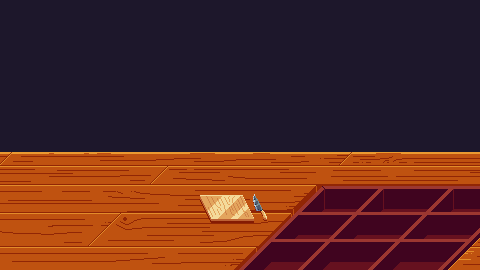
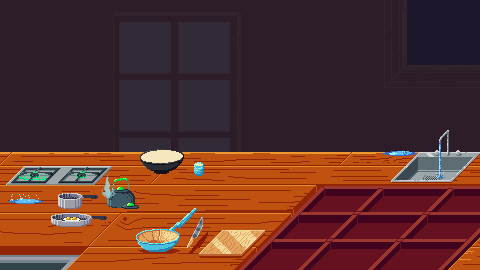
Layer changes from the first 480 x 270 image to the second:
added group "Game Screen" with 152 layers above "Layer 1 copy" over [0, 0, 480, 270]
moved "Tools" into group "Game Screen" over [4, 130, 480, 270]
added group "sink" (1st of 2, in "Game Screen" › "Tools") with 12 layers in group "Tools" over [382, 130, 480, 183]
added group "water" with 10 layers in group "sink" over [382, 143, 458, 180]
added layer "sink" (2nd of 2, in "Game Screen" › "Tools" › "sink") in group "sink" over [391, 130, 480, 183]
added group "mortar and Pestle" with 6 layers in group "Tools" over [136, 208, 197, 254]
added layer "highlighted" (1st of 2, in "Game Screen" › "Tools" › "mortar and Pestle") in group "mortar and Pestle" over [136, 208, 197, 254]
added layer "standard" in group "mortar and Pestle" over [136, 222, 180, 254]
removed layer "board_and_knife" from group "Cutting_Board" over [199, 194, 267, 223]
added layer "highlighted" (2nd of 2, in "Game Screen" › "Tools") in group "Tools" over [187, 217, 265, 258]
added group "bowl" with 1 layers in group "Tools" over [140, 149, 184, 174]
added layer "mortar copy" in group "bowl" over [140, 149, 184, 174]
added group "Kettle" with 12 layers in group "Tools" over [101, 175, 139, 209]
added group "Pot" with 9 layers in group "Tools" over [6, 174, 48, 204]
added layer "Layer 12" in group "grill1" over [6, 166, 113, 185]
showed group "customer" (9 layers), moved it into group "Game Screen" over [12, 0, 466, 185]
moved "countertop" into group "Game Screen" over [0, 152, 480, 270]
added group "trashCan" with 1 layers in group "countertop" over [0, 247, 88, 270]
added layer "Layer 29" in group "trashCan" over [0, 247, 88, 270]
moved "Ingredients_bin" into group "countertop" over [235, 186, 480, 270]
painted on "Layer 2" over [251, 186, 480, 270]
showed group "bgStuff??" (5 layers), moved it into group "Game Screen" over [0, 0, 480, 270]
hid "Background" over [0, 0, 480, 270]
…and 30 more changes (30 added)
